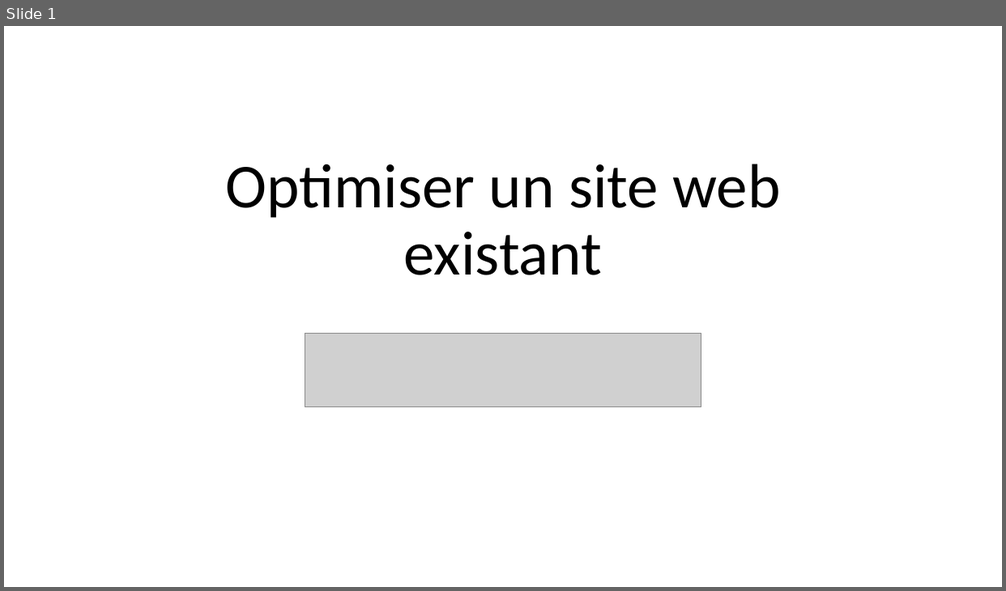
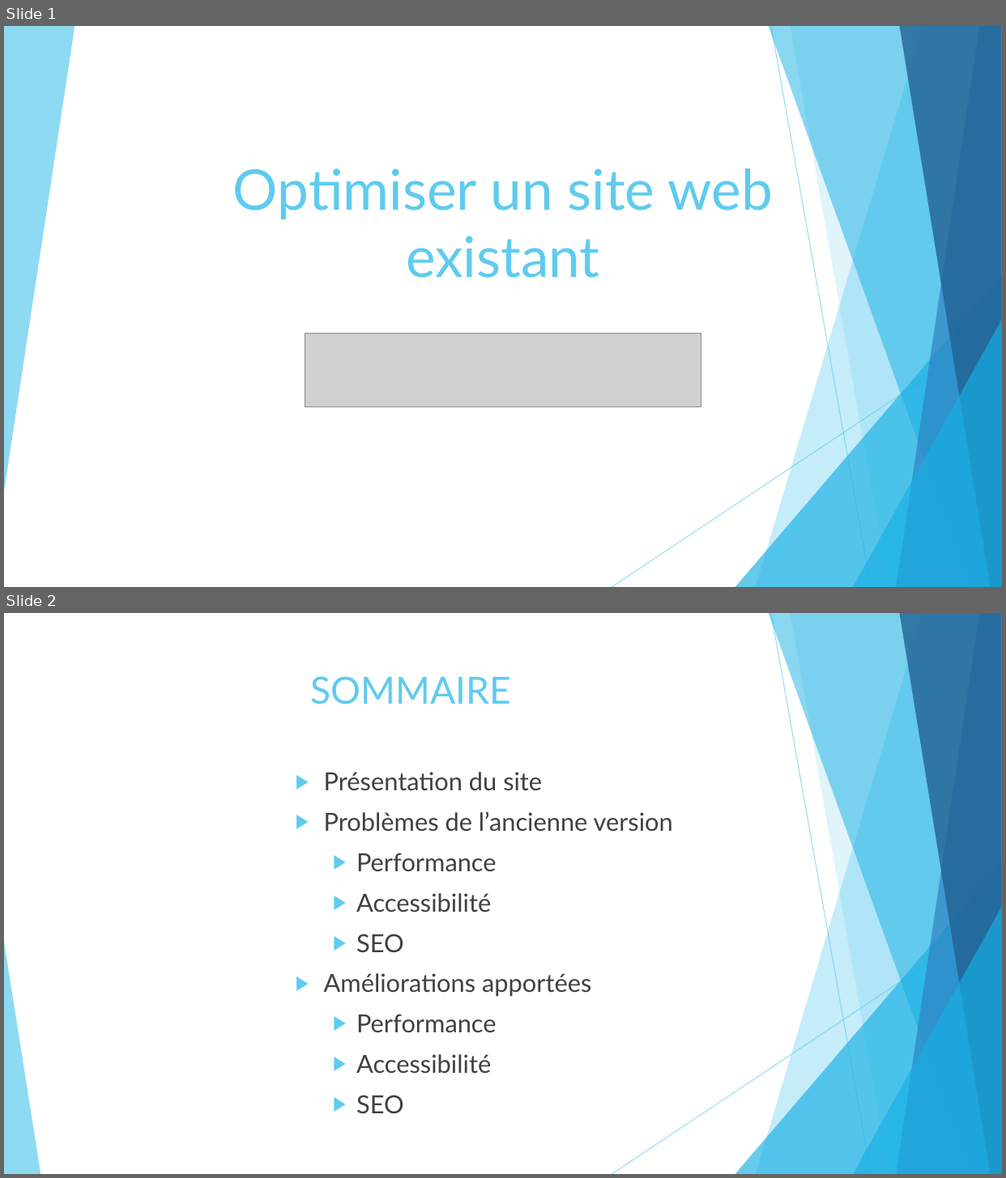
Before and after one commit to KinguBaka/TarikAboulhouda_4_16122020, a slide deck: Optimisez_un_site_web_existant.pptx. Shown one above the other, each under a label of ours: slide 1 before the commit, slides 1 and 2 after it. The pictures are 1006x591 and 1006x1178 pixels, drawn with LibreOffice and Linux fonts; fonts in the diff are those of the drawing; grey boxes stand for pictures. Boxes give left, top, right and bottom in pixels: in the first picture for what was removed or moved away, otherwise in the second. Text is boxed around its words. In the diff, an @@ line names an element or a change of style, - is before the commit and + after.

```diff
--- a/Optimisez_un_site_web_existant.pptx
+++ b/Optimisez_un_site_web_existant.pptx
@@ slide 2 added at [4, 613, 1002, 1174], background #FFFFFF; not listed: 9 template elements that a slide beside it also shows @@
@@ title added at [311, 676, 511, 705], 36 pt, text #5FCBEF @@
+SOMMAIRE
@@ text added at [324, 772, 673, 1114], 24 pt, text #404040 @@
+▶ Présentation du site
+▶ Problèmes de l’ancienne version
+  ▶ Performance
+  ▶ Accessibilité
+  ▶ SEO
+▶ Améliorations apportées
+  ▶ Performance
+  ▶ Accessibilité
+  ▶ SEO
@@ triangle added at [4, 942, 40, 1174], fill #5FCBEF at 70% opacity @@
@@ slide 1 changed as well @@
@@ title "Optimiser un site web existant" at [233, 169, 773, 278]: size 60 to 54 pt, font Calibri to Lato, text colour #000000 to #5FCBEF; line spacing 0.9 to 1 @@
@@ group added at [4, 26, 1002, 587]: 6 freeform shapes, 2 lines, 2 triangles @@
```
Also in this commit, not shown: 12 other slides changed, 2 other slides added, 1 slide removed, 1 other file.
